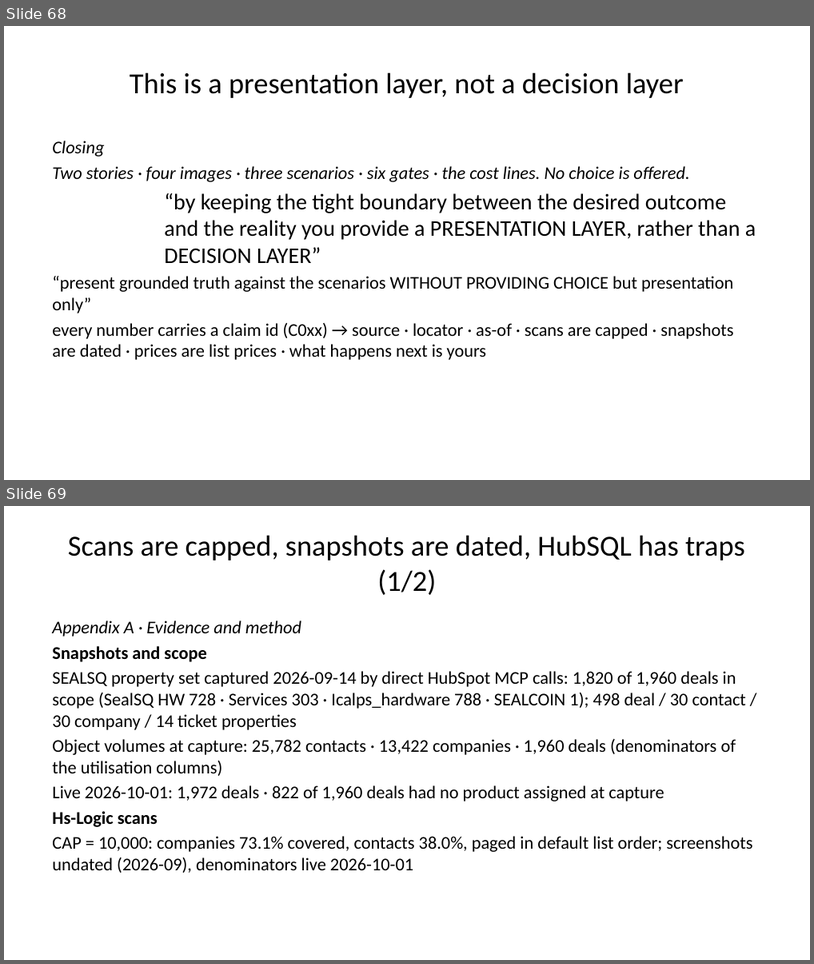
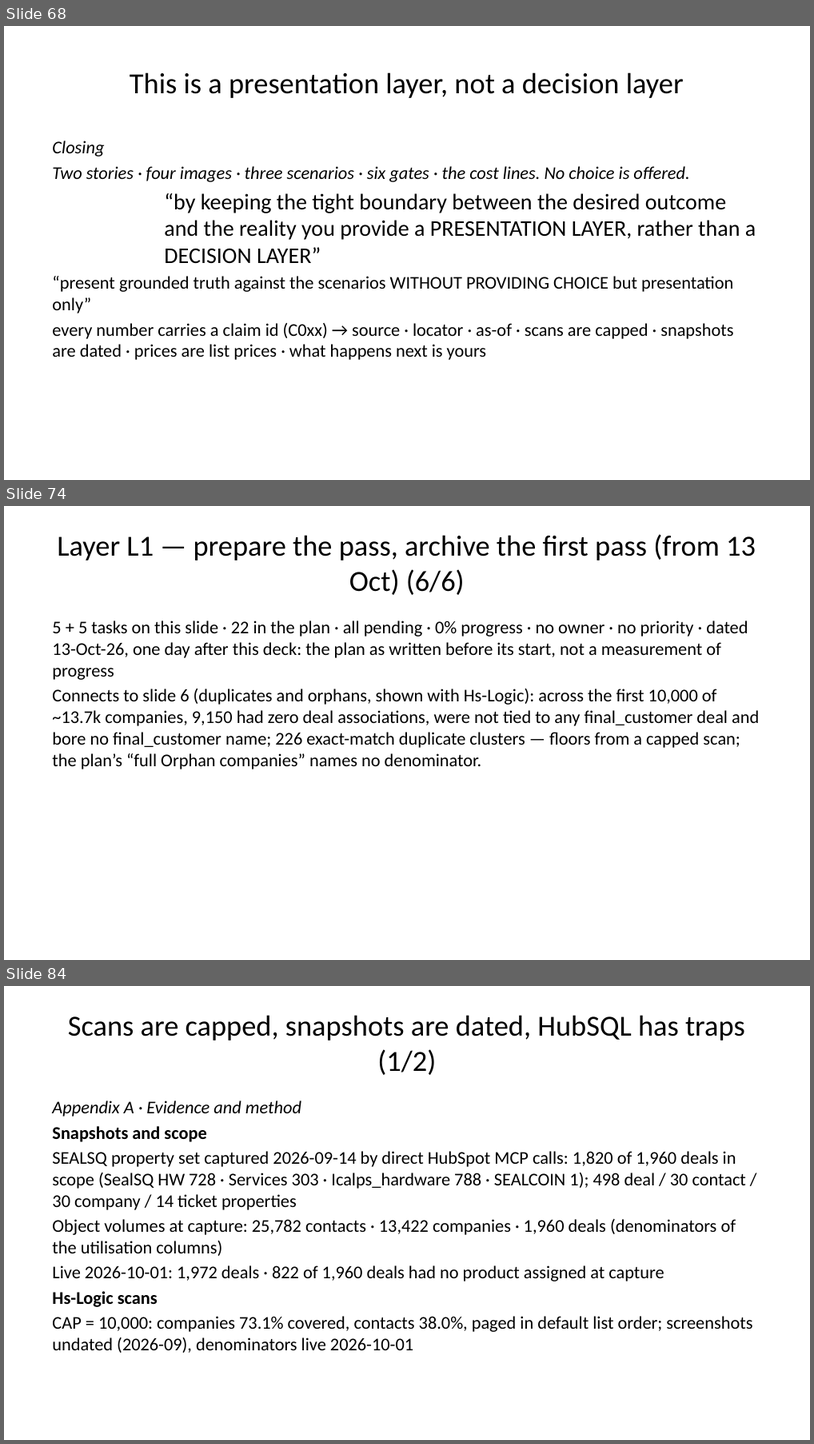
Before and after one commit to Wkayaobama/presentation-builder, a slide deck: Finished Presentations/crm-three-scenarios.pptx. Shown one above the other, each under a label of ours: slides 68 and 69 before the commit, slides 68, 74 and 84 after it; the slides between them are not shown. The pictures are 814x964 and 814x1444 pixels, drawn with LibreOffice and Linux fonts; fonts in the diff are those of the drawing. Boxes give left, top, right and bottom in pixels: in the first picture for what was removed or moved away, otherwise in the second. Text is boxed around its words. In the diff, an @@ line names an element or a change of style, - is before the commit and + after.

```diff
--- a/Finished Presentations/crm-three-scenarios.pptx
+++ b/Finished Presentations/crm-three-scenarios.pptx
@@ slide 74 added at (x1=4, y1=506, x2=810, y2=960), background #FFFFFF @@
@@ title added at (x1=57, y1=534, x2=756, y2=595), 26 pt, text #000000 @@
+Layer L1 — prepare the pass, archive the first pass (from 13 Oct) (6/6)
@@ text added at (x1=52, y1=620, x2=759, y2=769), 16 pt, text #000000 @@
+5 + 5 tasks on this slide · 22 in the plan · all pending · 0% progress · no owner · no priority · dated 13-Oct-26, one day after this deck: the plan as written before its start, not a measurement of progress
+Connects to slide 6 (duplicates and orphans, shown with Hs-Logic): across the first 10,000 of ~13.7k companies, 9,150 had zero deal associations, were not tied to any final_customer deal and bore no final_customer name; 226 exact-match duplicate clusters — floors from a capped scan; the plan’s “full Orphan companies” names no denominator.
@@ what was slide 69 is now slide 84 @@
```
Also in this commit, not shown: 14 other slides added, 14 other files.
